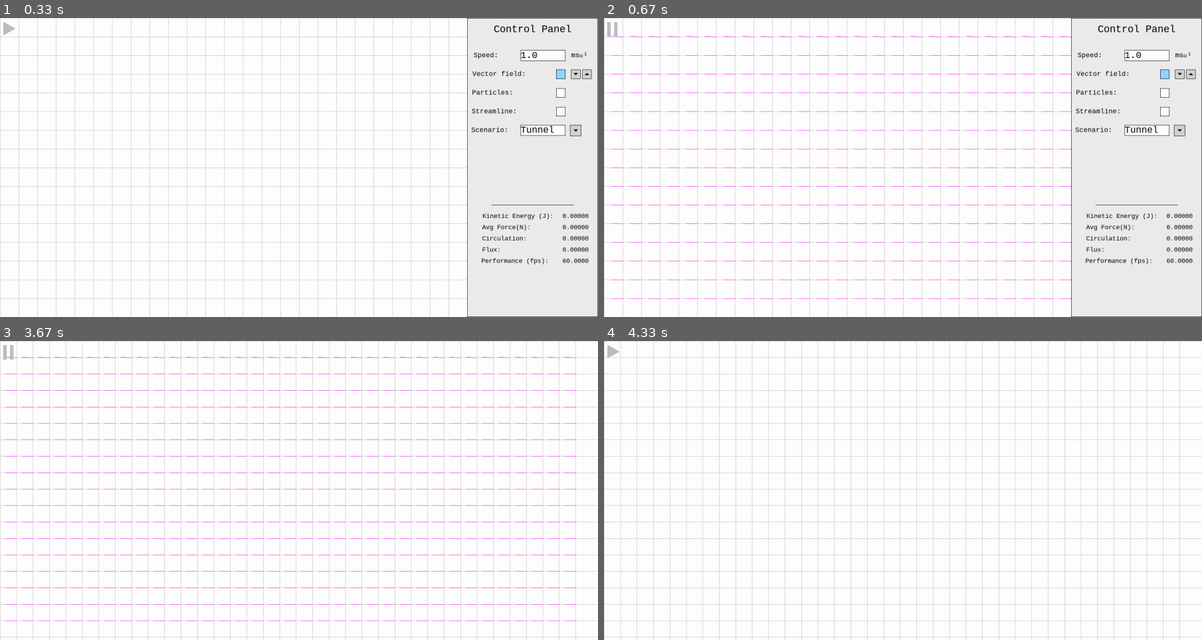
Above: before the commit, frames 1-4 (two rows, left to right).
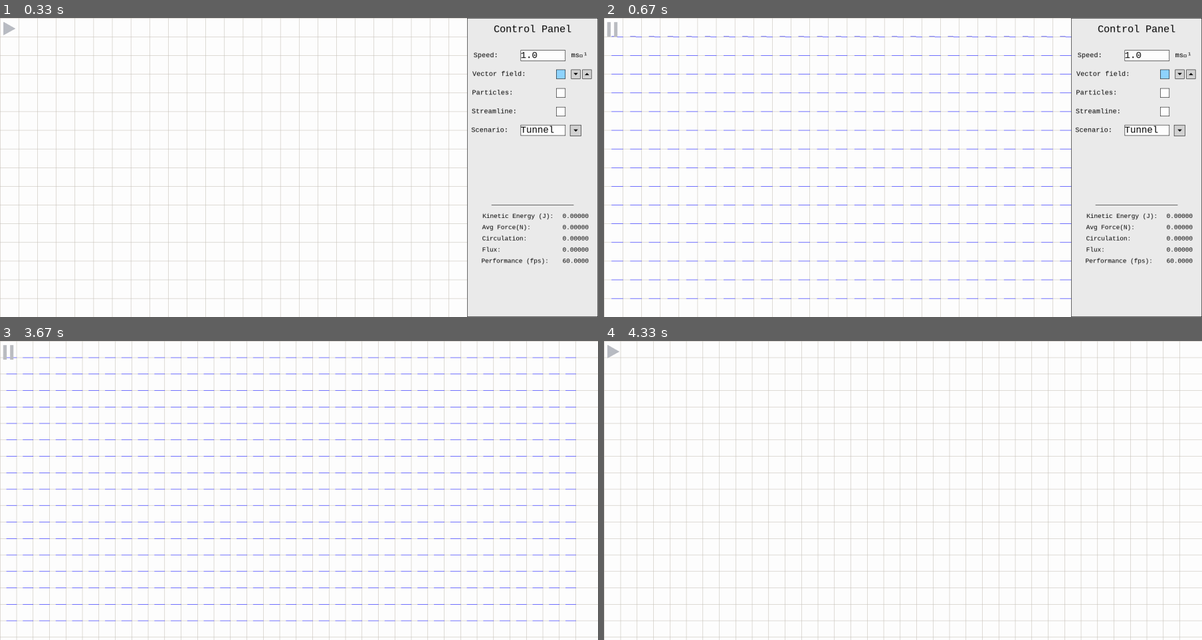
Above: after the commit, the same moments.

Repository: mrgreenlid/Fluids
Game: pygame game, started from main.py
Same seed, same stepped clock (60 frames per second), same inputs: the game is played once before the commit and once after it.
Inputs (mouse positions are in pixels of both pictures, inside the frame that each line leads up to):
- Up to frame 1 (0.33 s): no input
- Up to frame 2 (0.67 s): click (615, 32) at 0.38 s
- Up to frame 3 (3.67 s): click (586, 397) at 0.72 s; tap Space at 1 s; click "1.0" at 1.38 s; click (310, 388) at 1.72 s; click (574, 454) at 2.05 s; click (281, 439) at 2.38 s; click (562, 433) at 2.72 s; tap C at 3 s; click (11, 355) at 3.38 s
- Up to frame 4 (4.33 s): tap Space at 4.23 s

Frame 1 is identical in both runs. In frame 2, 2.4% of the frame differs, in the area x 1-79%, y 6-94%; in frame 3, 3.4%, in the area x 0-97%, y 5-94%; in frame 4, nothing differs.

Commit message:
still gotta work on arrow heads

Diff:
--- a/algorithms.py
+++ b/algorithms.py
@@ -60,7 +60,7 @@
         if "*" in function:
             argument = function[function.index("*")+1:function.index(")")]
         else:
-            argument = 1
+            argument = 0
         with sqlite.Connection("fluids.db") as conn:
             conn.cursor().execute("""INSERT or IGNORE INTO velocity_function VALUES (?,?,?,?)""",
             (function, 1, magnitude, argument))
--- a/fluid.py
+++ b/fluid.py
@@ -13,7 +13,7 @@
                 argument TEXT);
 
                 INSERT or IGNORE INTO velocity_function VALUES ("tunnel", 1, "1", "pi");
-                INSERT or IGNORE INTO velocity_function VALUES ("vortex", 0, "1", "pi*0.25");
+                INSERT or IGNORE INTO velocity_function VALUES ("vortex", 1, "1", "pi*0.25");
                 INSERT or IGNORE INTO velocity_function VALUES ("falling", 1, "1", "pi*0.5");
 
                 """)
@@ -48,11 +48,19 @@
 
 
     def __drawVector(self, tail_pygame_x : int, tail_pygame_y : int):
+        """Draws coloured vector arrow with the tail at the specified point"""
         velocity = self.pointVelocity(tail_pygame_x, tail_pygame_y)
         dx, dy = velocity.real, velocity.imag
         scale_factor = np.sqrt( (self.__maximum_arrow_length**2)/(dx**2 +dy**2) )
         tip_pygame_x, tip_pygame_y = tail_pygame_x + dx*scale_factor, tail_pygame_y - dy*scale_factor
-        pygame.draw.line(self.__window, self.__colourByMagnitude(np.sqrt(dx**2+dy**2)), (tail_pygame_x, tail_pygame_y), (tip_pygame_x, tip_pygame_y))
+
+
+
+
+        vector_colour = self.__colourByMagnitude(np.sqrt(dx**2+dy**2))
+
+        pygame.draw.line(self.__window,vector_colour, (tail_pygame_x, tail_pygame_y), (tip_pygame_x, tip_pygame_y))
+        #pygame.draw.polygon(self.__window, vector_colour, arrow_points)
 
     def place(self):
         """Draws the vector field"""
@@ -74,12 +82,13 @@
                         self.__drawVector(x, y)
 
     def __map(self):
+        """Updates the velocities array for each point"""
         if self.__exponential:
             self.__velocities = np.ones((self.__line_height, self.__line_length), dtype=np.complex128)
             self.__velocities *= complex(real= self.__magnitude*np.cos(self.__argument), imag= self.__magnitude*np.sin(self.__argument))*self.__speed
 
-
     def pointVelocity(self, pygame_x, pygame_y):
+        """Returns the velocity at a specific point on the field"""
         return self.__velocities[pygame_y-1][pygame_x-1]
 
     def __convertFromPygameCoordinate(self, pygame_x, pygame_y):
@@ -87,14 +96,15 @@
         return self.__plane[pygame_y-1][pygame_x-1]
 
     def __colourByMagnitude(self, magnitude):
-        """Returns a hex value for a colour based on a given magnitude (0 - grid_line_interval)"""
-        colour = "#FF00FF"
+        """Returns a hex value for a temperature colour based on a given magnitude"""
+        colour = "#0000ff"
         return colour
 
 
 
 
     def setVelocityFunction(self, velocity_function : Tuple[str] | Tuple[int]):
+        """Updates the velocity function of the vector field"""
         if self.__q != velocity_function:
             self.__q = velocity_function
             self.__velocity_function = list(velocity_function)
@@ -131,6 +141,7 @@
         if self.__rows != rows:
             self.__rows = rows
             self.__grid_line_interval = self.__line_height // self.__rows
+            self.__maximum_arrow_length = self.__grid_line_interval * 0.6
 
 
 
Binary file changed: fluids.db
